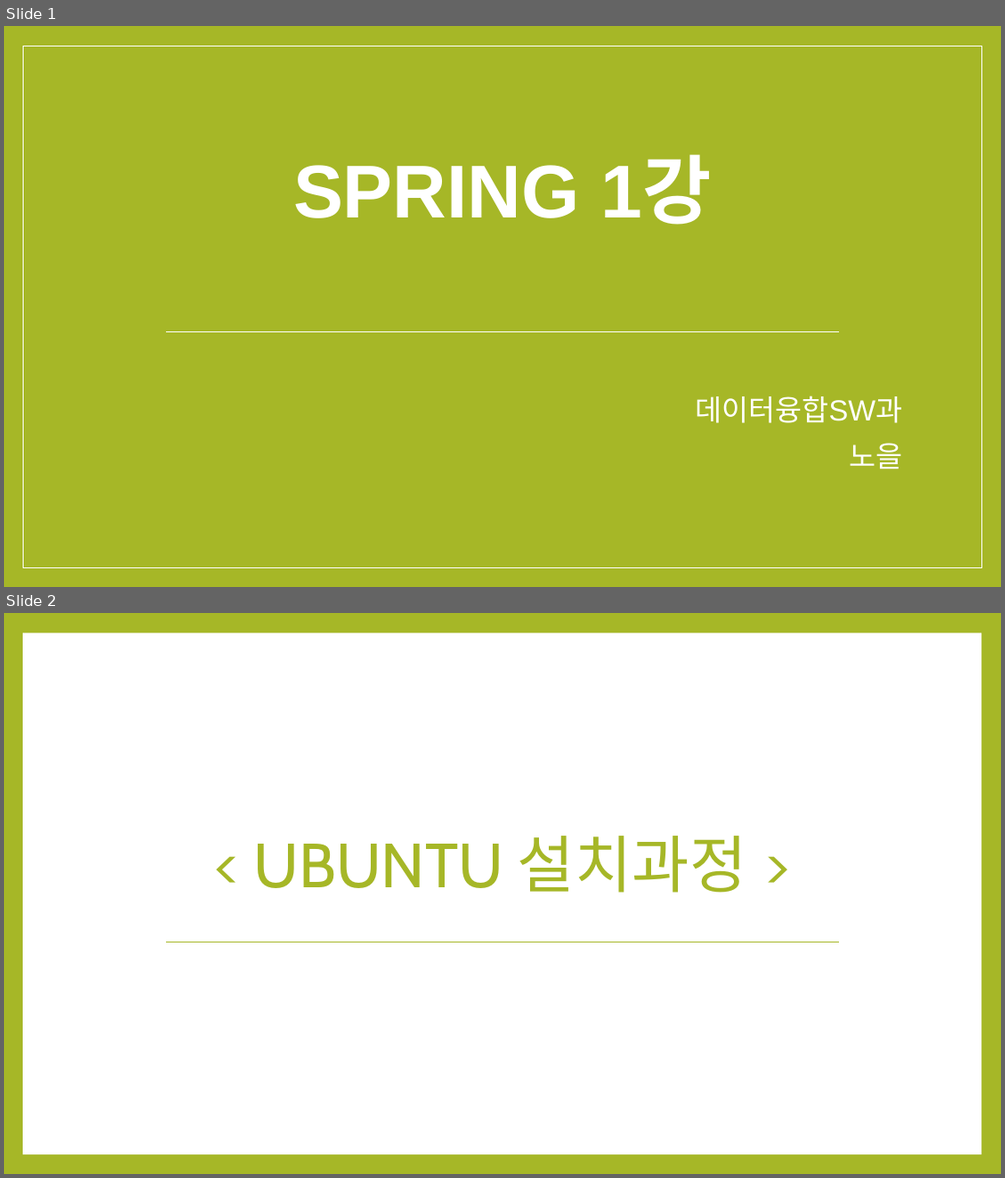
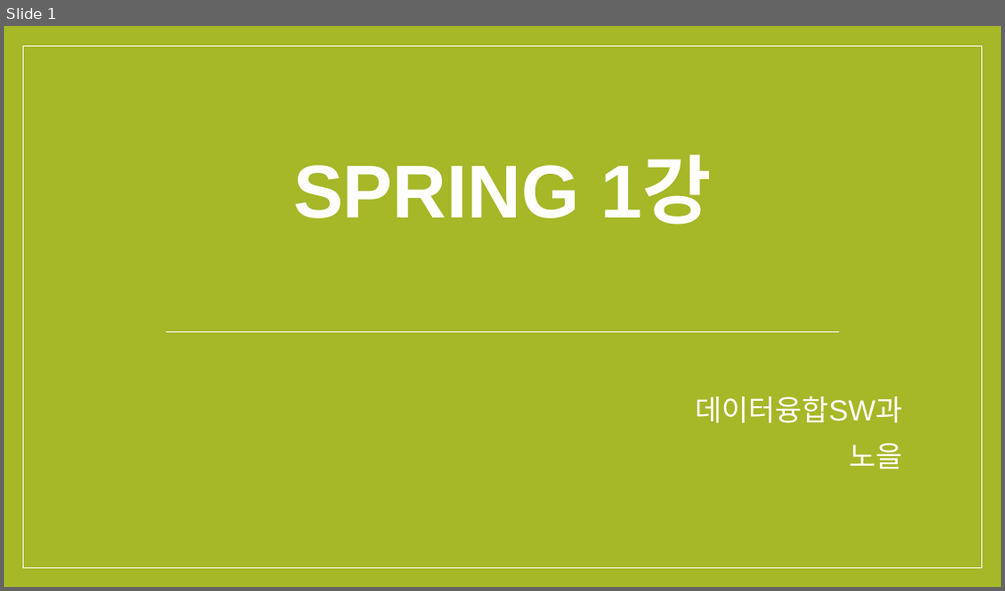
Before and after one commit to noheul1030/KOPO-Spring, a slide deck: KOPO-Spring(윤교수님)/Spring과제/Spring1강PPT.pptx. Shown one above the other, each under a label of ours: slides 1 and 2 before the commit, slide 1 after it. The pictures are 1005x1178 and 1005x591 pixels, drawn with LibreOffice and Linux fonts; fonts in the diff are those of the drawing. Boxes give left, top, right and bottom in pixels: in the first picture for what was removed or moved away, otherwise in the second. Text is boxed around its words. In the diff, an @@ line names an element or a change of style, - is before the commit and + after.

```diff
--- a/KOPO-Spring(윤교수님)/Spring과제/Spring1강PPT.pptx
+++ b/KOPO-Spring(윤교수님)/Spring과제/Spring1강PPT.pptx
@@ slide 2 removed at (x1=4, y1=613, x2=1001, y2=1174), background #A6B727 @@
@@ rectangle removed at (x1=23, y1=633, x2=981, y2=1154) @@
@@ title removed at (x1=254, y1=835, x2=747, y2=892) @@
-< UBUNTU 설치과정 >
@@ line removed from (166, 942) to (840, 942) @@
```
Also in this commit, not shown: 9 slides added, 11 other slides removed.
